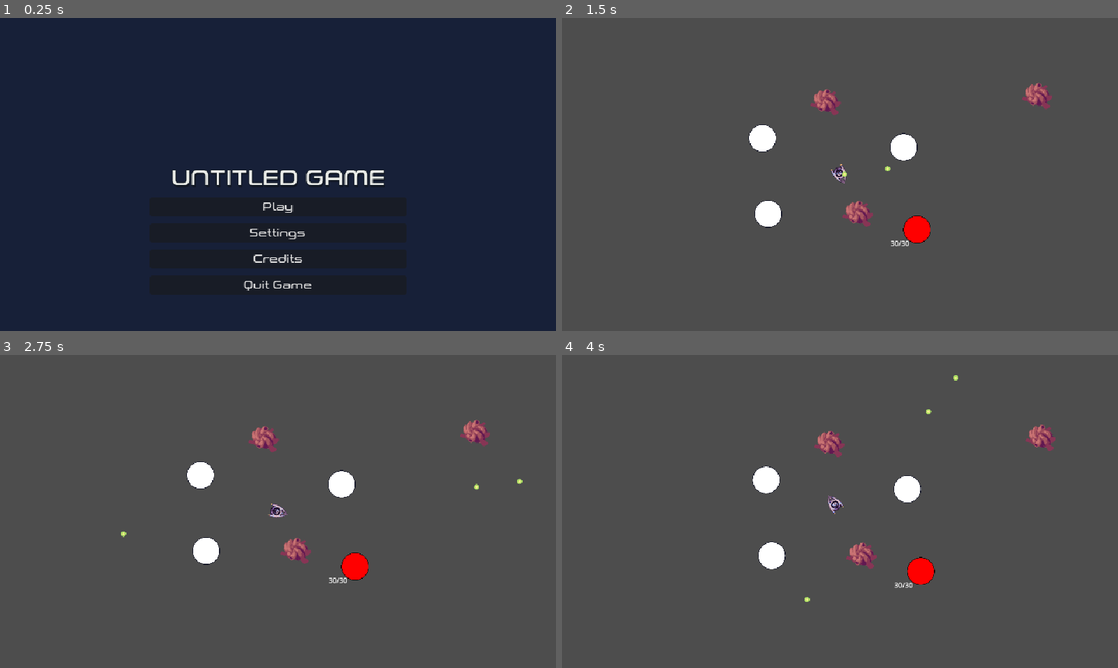
Above: before the commit, frames 1-4 (two rows, left to right).
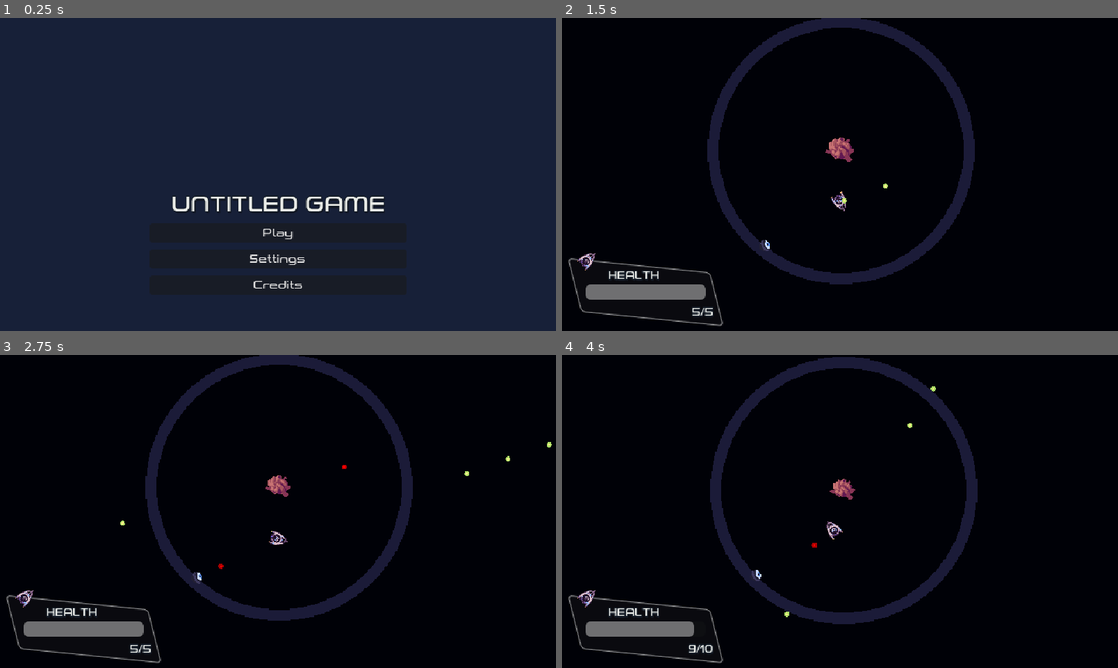
Above: after the commit, the same moments.

Repository: Yoshiip/boss-rush-jam-2024
Game: Godot game, scene res://levels/menu/menu.tscn
Same seed, same stepped clock (60 frames per second), same inputs: the game is played once before the commit and once after it.
Inputs (mouse positions are in pixels of both pictures, inside the frame that each line leads up to):
- Up to frame 1 (0.25 s): no input
- Up to frame 2 (1.5 s): click "Play" at 0.5 s; move the mouse to (962, 158) at 1.27 s; hold D (steer_right) from 1.28 s (still down); hold Space (fire) from 1.28 s (still down)
- Up to frame 3 (2.75 s): move the mouse to (166, 527) at 2.02 s; release D (steer_right) at 2.03 s; release Space (fire) at 2.03 s; hold A (steer_left) from 2.03 s (still down); tap Space (fire) at 2.1 s
- Up to frame 4 (4 s): move the mouse to (895, 442) at 2.77 s; release A (steer_left) at 2.78 s; hold D (steer_right) 2.78-3.53 s; hold Space (fire) 2.78-3.53 s; move the mouse to (812, 574) at 3.52 s; hold W (accelerate) from 3.53 s (still down); tap Space (fire) at 3.6 s

The runs differ from the first frame. In frame 1, 2.1% of the frame differs, in the area x 31-70%, y 48-88%; in frame 2, 100%; in frame 3, 100%; in frame 4, 100%, in the area x 0-100%, y 0-100%.

Commit message:
added first enemy, player health system (with healthbar), enemy shoot system and music system

Diff:
--- a/assets/bullets/bullet/bullet.gd
+++ b/assets/bullets/bullet/bullet.gd
@@ -1,13 +1,27 @@
 extends Area2D
 
-const SPEED = 10.0
+var from_enemy := false
+var damage := 1
+
+var speed = 10.0
+
+func _ready() -> void:
+	if from_enemy:
+		# we'il probably make a special bullet for enemy later
+		modulate = Color.RED
+
+		speed *= 0.6
 
 func _physics_process(delta: float) -> void:
-	position += Vector2.RIGHT.rotated(rotation) * SPEED
-
-
+	position += Vector2.RIGHT.rotated(rotation) * speed
 
 
 func destroy_bullet():
 	#add some sort of explosion effect
 	queue_free()
+
+
+func _on_body_entered(body: Node2D) -> void:
+	if body.is_in_group("Spaceship") && from_enemy:
+		body.take_damage(damage)
+		queue_free()
--- a/assets/bullets/bullet/bullet.tscn
+++ b/assets/bullets/bullet/bullet.tscn
@@ -1,16 +1,18 @@
 [gd_scene load_steps=4 format=3 uid="uid://b06tbva0uruo7"]
 
 [ext_resource type="Script" path="res://assets/bullets/bullet/bullet.gd" id="1_hfwx6"]
-[ext_resource type="Texture2D" uid="uid://b1i12ej5dw0r6" path="res://assets/bullets/bullet/Player Bullet Temp.png" id="2_l17vi"]
+[ext_resource type="Texture2D" uid="uid://b1i12ej5dw0r6" path="res://assets/bullets/bullet/bullet.png" id="2_l17vi"]
 
-[sub_resource type="RectangleShape2D" id="RectangleShape2D_7h4fa"]
-size = Vector2(12, 12)
+[sub_resource type="CircleShape2D" id="CircleShape2D_ks1eq"]
+radius = 6.0
 
 [node name="Bullet" type="Area2D" groups=["Bullet"]]
 script = ExtResource("1_hfwx6")
 
-[node name="Icon" type="Sprite2D" parent="."]
+[node name="Sprite" type="Sprite2D" parent="."]
 texture = ExtResource("2_l17vi")
 
-[node name="CollisionShape2D" type="CollisionShape2D" parent="."]
-shape = SubResource("RectangleShape2D_7h4fa")
+[node name="CollisionShape" type="CollisionShape2D" parent="."]
+shape = SubResource("CircleShape2D_ks1eq")
+
+[connection signal="body_entered" from="." to="." method="_on_body_entered"]
--- a/assets/camera/BetterCamera.gd
+++ b/assets/camera/BetterCamera.gd
@@ -1,14 +1,17 @@
 class_name BetterCamera
 extends Camera2D
-@onready var target = $"../Spaceship"
+
+
+@onready var spaceship: Spaceship = $"../Spaceship"
+@onready var core: Area2D = $"../Core"
+
 
 var trauma := 0.0
 
 func _process(delta: float) -> void:
 	offset = Vector2(randf_range(-1.0, 1.0), randf_range(-1.0, 1.0)).normalized() * trauma
 	trauma *= 0.92
-	if target:
-		global_position = lerp(global_position, target.global_position, 0.05)
+	global_position = lerp(spaceship.global_position, core.global_position, 0.5)
 
 func add_trauma(amount: float) -> void:
 	trauma += amount
--- a/assets/spaceship/spaceship.gd
+++ b/assets/spaceship/spaceship.gd
@@ -1,5 +1,7 @@
+class_name Spaceship
 extends CharacterBody2D
 
+signal took_damage
 
 const BULLET = preload("res://assets/bullets/bullet/bullet.tscn")
 
@@ -10,6 +12,9 @@
 var acceleration_force := Vector2.ZERO
 var friction_force := Vector2.ZERO
 var net_force := Vector2.ZERO
+
+@export var max_health := 10
+@onready var health := max_health
 
 
 const FIRE_SPEED = 0.15
@@ -50,3 +55,7 @@
 	_apply_force(delta)
 
 	move_and_slide()
+
+func take_damage(amount: int) -> void:
+	health -= amount
+	took_damage.emit()
--- a/assets/spaceship/spaceship.tscn
+++ b/assets/spaceship/spaceship.tscn
@@ -1,7 +1,7 @@
 [gd_scene load_steps=4 format=3 uid="uid://cw0njmjruvdmf"]
 
 [ext_resource type="Script" path="res://assets/spaceship/spaceship.gd" id="1_lprlc"]
-[ext_resource type="Texture2D" uid="uid://b5h6clohub72s" path="res://assets/spaceship/Place holder ship.png" id="2_dnahp"]
+[ext_resource type="Texture2D" uid="uid://b5h6clohub72s" path="res://assets/spaceship/spaceship.png" id="2_dnahp"]
 
 [sub_resource type="RectangleShape2D" id="RectangleShape2D_tye7f"]
 size = Vector2(32, 32)
--- /dev/null
+++ b/entities/core/core.gd
@@ -0,0 +1,9 @@
+extends Area2D
+
+
+
+var i := 0.0
+
+func _process(delta: float) -> void:
+	$Sprite.scale = Vector2.ONE * (0.9 + cos(i) * 0.1)
+	i += delta
--- /dev/null
+++ b/entities/core/core.tscn
@@ -0,0 +1,16 @@
+[gd_scene load_steps=4 format=3 uid="uid://bp0htss78w8tm"]
+
+[ext_resource type="Texture2D" uid="uid://doirwymy84qij" path="res://entities/core/core.png" id="1_1as07"]
+[ext_resource type="Script" path="res://entities/core/core.gd" id="1_rj2tk"]
+
+[sub_resource type="CircleShape2D" id="CircleShape2D_ylx4l"]
+radius = 32.0
+
+[node name="Core" type="Area2D"]
+script = ExtResource("1_rj2tk")
+
+[node name="Sprite" type="Sprite2D" parent="."]
+texture = ExtResource("1_1as07")
+
+[node name="CollisionShape" type="CollisionShape2D" parent="."]
+shape = SubResource("CircleShape2D_ylx4l")
--- /dev/null
+++ b/entities/eyes/default/default_eye.gd
@@ -0,0 +1,54 @@
+class_name DefaultEye
+extends Area2D
+
+@export var max_health := 3
+@onready var health := max_health
+
+@export var max_shoot_timer := 0.5
+@onready var shoot_timer := max_shoot_timer
+
+@export_range(0.0, 1.0) var special_chance = 0.2
+@export_range(0.0, PI/3) var accurracy = 0.2
+
+var spaceship: Spaceship
+
+func _ready() -> void:
+	spaceship = get_tree().get_first_node_in_group("Spaceship")
+
+func _process(delta: float) -> void:
+	look_at(spaceship.global_position)
+
+	shoot_timer -= delta
+	if shoot_timer <= 0.0:
+		shoot_timer = max_shoot_timer
+		if randf() < special_chance:
+			_do_special()
+		else:
+			_shoot_bullet(randf_range(-accurracy, accurracy))
+
+func _do_special() -> void:
+	if randi() % 2 == 0:
+		_shoot_bullet(-accurracy / 2)
+		_shoot_bullet(0)
+		_shoot_bullet(accurracy / 2)
+	else:
+		for i in range(randi_range(3, 5)):
+			_shoot_bullet(randf_range(-accurracy, accurracy))
+			await get_tree().create_timer(max_shoot_timer / 5.0).timeout
+
+
+const BULLET = preload("res://assets/bullets/bullet/bullet.tscn")
+func _shoot_bullet(rotation_offset: float) -> void:
+	var bullet := BULLET.instantiate()
+	bullet.from_enemy = true
+	bullet.position = global_position
+	bullet.look_at(spaceship.global_position)
+	bullet.rotation += rotation_offset
+	get_tree().current_scene.add_child(bullet)
+
+func _on_area_entered(area: Area2D) -> void:
+	if area.is_in_group("Bullet") and not area.from_enemy:
+		health -= area.damage
+		if health <= 0:
+			queue_free()
+		area.destroy_bullet()
--- /dev/null
+++ b/entities/eyes/default/default_eye.tscn
@@ -0,0 +1,22 @@
+[gd_scene load_steps=4 format=3 uid="uid://cfbwxs86sb8p1"]
+
+[ext_resource type="Script" path="res://entities/eyes/default/default_eye.gd" id="1_gfg3s"]
+[ext_resource type="Texture2D" uid="uid://cq1tpomatjxg4" path="res://entities/eyes/default/default_eye.png" id="2_ovqab"]
+
+[sub_resource type="CircleShape2D" id="CircleShape2D_ufsgx"]
+radius = 16.0
+
+[node name="DefaultEye" type="Area2D"]
+script = ExtResource("1_gfg3s")
+max_shoot_timer = 1.0
+special_chance = 0.15
+accurracy = 0.35
+
+[node name="Sprite" type="Sprite2D" parent="."]
+scale = Vector2(0.5, 0.5)
+texture = ExtResource("2_ovqab")
+
+[node name="CollisionShape" type="CollisionShape2D" parent="."]
+shape = SubResource("CircleShape2D_ufsgx")
+
+[connection signal="area_entered" from="." to="." method="_on_area_entered"]
--- /dev/null
+++ b/levels/fight/fight.gd
@@ -0,0 +1,17 @@
+extends Node2D
+
+@export var spin_speed := 0.2
+@onready var spaceship: Spaceship = $Spaceship
+
+func _ready() -> void:
+	spaceship.took_damage.connect(_player_took_damage)
+	$Canvas/Container/PlayerHealth/ProgressBar.max_value = spaceship.max_health
+
+func _process(delta: float) -> void:
+	$Planet.rotation += delta * spin_speed
+
+
+func _player_took_damage() -> void:
+	$Camera.add_trauma(5.0)
+	$Canvas/Container/PlayerHealth/ProgressBar.value = spaceship.health
+	$Canvas/Container/PlayerHealth/Value.text = str(spaceship.health, "/", spaceship.max_health)
--- a/levels/fight/fight.tscn
+++ b/levels/fight/fight.tscn
@@ -1,24 +1,147 @@
-[gd_scene load_steps=4 format=3 uid="uid://dturmkkjs4uyx"]
+[gd_scene load_steps=12 format=3 uid="uid://dturmkkjs4uyx"]
 
 [ext_resource type="PackedScene" uid="uid://cw0njmjruvdmf" path="res://assets/spaceship/spaceship.tscn" id="1_4fykx"]
-[ext_resource type="Texture2D" uid="uid://cuvd6q5kv8ipl" path="res://assets/planets/planet.png" id="2_uuk0r"]
+[ext_resource type="Script" path="res://levels/fight/fight.gd" id="1_5kee0"]
+[ext_resource type="Theme" uid="uid://dk1lq0oeybxad" path="res://ui/theme.tres" id="3_c44pw"]
+[ext_resource type="Texture2D" uid="uid://b5h6clohub72s" path="res://assets/spaceship/spaceship.png" id="4_fckf0"]
+[ext_resource type="PackedScene" uid="uid://bp0htss78w8tm" path="res://entities/core/core.tscn" id="5_6undx"]
+[ext_resource type="Script" path="res://assets/camera/BetterCamera.gd" id="5_g487y"]
+[ext_resource type="Texture2D" uid="uid://bx5s0b3tainfp" path="res://assets/utils/pixel.png" id="5_ihacb"]
+[ext_resource type="Texture2D" uid="uid://cnkyxiwscusub" path="res://assets/utils/circle_256.png" id="6_8icnl"]
+[ext_resource type="PackedScene" uid="uid://cfbwxs86sb8p1" path="res://entities/eyes/default/default_eye.tscn" id="8_ks536"]
+[ext_resource type="AudioStream" uid="uid://biiev7vdjo7js" path="res://audios/musics/fight.mp3" id="9_rbswc"]
 
-[sub_resource type="CircleShape2D" id="CircleShape2D_ylx4l"]
+[sub_resource type="StyleBoxFlat" id="StyleBoxFlat_4pg6c"]
+bg_color = Color(0.156863, 0.156863, 0.156863, 0.247059)
+skew = Vector2(-0.25, -0.1)
+border_width_left = 2
+border_width_top = 2
+border_width_right = 2
+border_width_bottom = 2
+border_color = Color(0.8, 0.8, 0.8, 0.705882)
+border_blend = true
+corner_radius_top_left = 4
+corner_radius_top_right = 4
+corner_radius_bottom_right = 4
+corner_radius_bottom_left = 4
 
 [node name="Fight" type="Node2D"]
+script = ExtResource("1_5kee0")
+spin_speed = 0.05
+
+[node name="Background" type="Node2D" parent="."]
+
+[node name="Background" type="Sprite2D" parent="Background"]
+modulate = Color(0, 0.00392157, 0.027451, 1)
+scale = Vector2(8192, 8192)
+texture = ExtResource("5_ihacb")
+
+[node name="Circle256" type="Sprite2D" parent="Background"]
+modulate = Color(0.105882, 0.105882, 0.219608, 1)
+position = Vector2(2, 6)
+scale = Vector2(2.4, 2.4)
+texture = ExtResource("6_8icnl")
+
+[node name="Circle257" type="Sprite2D" parent="Background"]
+modulate = Color(0, 0.00392157, 0.027451, 1)
+position = Vector2(2, 6)
+scale = Vector2(2.2, 2.2)
+texture = ExtResource("6_8icnl")
 
 [node name="Spaceship" parent="." instance=ExtResource("1_4fykx")]
 position = Vector2(0, 125)
 
-[node name="Camera2D" type="Camera2D" parent="."]
+[node name="Camera" type="Camera2D" parent="."]
+zoom = Vector2(0.5, 0.5)
+position_smoothing_enabled = true
+script = ExtResource("5_g487y")
 metadata/_edit_lock_ = true
 
-[node name="Core" type="Area2D" parent="."]
+[node name="Core" parent="." instance=ExtResource("5_6undx")]
 
-[node name="Planet" type="Sprite2D" parent="Core"]
-modulate = Color(1, 0, 0, 1)
-scale = Vector2(0.15625, 0.15625)
-texture = ExtResource("2_uuk0r")
+[node name="Planet" type="Node2D" parent="."]
 
-[node name="CollisionShape2D" type="CollisionShape2D" parent="Core"]
-shape = SubResource("CircleShape2D_ylx4l")
+[node name="DefaultEye" parent="Planet" instance=ExtResource("8_ks536")]
+position = Vector2(-162, 234)
+
+[node name="Canvas" type="CanvasLayer" parent="."]
+
+[node name="Container" type="Control" parent="Canvas"]
+layout_mode = 3
+anchors_preset = 15
+anchor_right = 1.0
+anchor_bottom = 1.0
+grow_horizontal = 2
+grow_vertical = 2
+theme = ExtResource("3_c44pw")
+
+[node name="PlayerHealth" type="Panel" parent="Canvas/Container"]
+layout_mode = 1
+anchors_preset = 2
+anchor_top = 1.0
+anchor_bottom = 1.0
+offset_left = 14.0
+offset_top = -76.0
+offset_right = 178.0
+offset_bottom = -14.0
+grow_vertical = 0
+theme_override_styles/panel = SubResource("StyleBoxFlat_4pg6c")
+
+[node name="Icon" type="TextureRect" parent="Canvas/Container/PlayerHealth"]
+layout_mode = 0
+offset_left = 3.0
+offset_top = -18.0
+offset_right = 27.0
+offset_bottom = 6.0
+rotation = -0.733038
+pivot_offset = Vector2(12, 12)
+texture = ExtResource("4_fckf0")
+expand_mode = 1
+stretch_mode = 5
+
+[node name="Name" type="Label" parent="Canvas/Container/PlayerHealth"]
+layout_mode = 1
+offset_left = 39.0
+offset_top = 5.0
+offset_right = 98.0
+offset_bottom = 19.0
+text = "Health"
+uppercase = true
+
+[node name="ProgressBar" type="ProgressBar" parent="Canvas/Container/PlayerHealth"]
+layout_mode = 1
+anchors_preset = 14
+anchor_top = 0.5
+anchor_right = 1.0
+anchor_bottom = 0.5
+offset_left = 13.0
+offset_top = -9.0
+offset_right = -13.0
+offset_bottom = 9.0
+grow_horizontal = 2
+grow_vertical = 2
+value = 100.0
+show_percentage = false
+
+[node name="Value" type="Label" parent="Canvas/Container/PlayerHealth"]
+layout_mode = 1
+anchors_preset = 3
+anchor_left = 1.0
+anchor_top = 1.0
+anchor_right = 1.0
+anchor_bottom = 1.0
+offset_left = -44.0
+offset_top = -15.0
+offset_right = -4.0
+offset_bottom = -1.0
+grow_horizontal = 0
+grow_vertical = 0
+text = "5/5"
+horizontal_alignment = 2
+
+[node name="AudioStreamPlayer" type="AudioStreamPlayer" parent="."]
+stream = ExtResource("9_rbswc")
+volume_db = -12.0
+autoplay = true
+bus = &"Music"
+parameters/looping = true
--- a/levels/menu/menu.gd
+++ b/levels/menu/menu.gd
@@ -61,11 +61,7 @@
 
 
 func _on_play_button_pressed() -> void:
-	get_tree().change_scene_to_file("res://levels/orbit/orbit.tscn")
-
-
-func _on_quit_game_button_pressed() -> void:
-	get_tree().quit()
+	get_tree().change_scene_to_file("res://levels/fight/fight.tscn")
 
 
 func _on_credits_button_pressed() -> void:
--- a/levels/menu/menu.tscn
+++ b/levels/menu/menu.tscn
@@ -66,10 +66,6 @@
 layout_mode = 2
 text = "Credits"
 
-[node name="QuitGameButton" type="Button" parent="Canvas/Container/Menu/VBoxContainer"]
-layout_mode = 2
-text = "Quit Game"
-
 [node name="Credits" type="Control" parent="Canvas/Container"]
 visible = false
 layout_mode = 1
@@ -104,5 +100,4 @@
 [connection signal="pressed" from="Canvas/Container/Menu/VBoxContainer/PlayButton" to="." method="_on_play_button_pressed"]
 [connection signal="pressed" from="Canvas/Container/Menu/VBoxContainer/SettingsButton" to="." method="_on_settings_button_pressed"]
 [connection signal="pressed" from="Canvas/Container/Menu/VBoxContainer/CreditsButton" to="." method="_on_credits_button_pressed"]
-[connection signal="pressed" from="Canvas/Container/Menu/VBoxContainer/QuitGameButton" to="." method="_on_quit_game_button_pressed"]
 [connection signal="pressed" from="Canvas/Container/Credits/Container/GoBackButton" to="." method="_on_go_back_button_pressed"]
--- a/levels/orbit/orbit.tscn
+++ b/levels/orbit/orbit.tscn
@@ -3,9 +3,9 @@
 [ext_resource type="PackedScene" uid="uid://cw0njmjruvdmf" path="res://assets/spaceship/spaceship.tscn" id="1_ja802"]
 [ext_resource type="PackedScene" uid="uid://ds4yxuypcoimk" path="res://levels/orbit/planet/planet.tscn" id="2_7tpxp"]
 [ext_resource type="Script" path="res://assets/camera/BetterCamera.gd" id="2_rujw1"]
-[ext_resource type="PackedScene" uid="uid://dtb62cf1xyaxh" path="res://assets/planets/vulnerable_part.tscn" id="3_qc1vw"]
+[ext_resource type="PackedScene" path="res://assets/planets/vulnerable_part.tscn" id="3_qc1vw"]
 [ext_resource type="PackedScene" uid="uid://dyoyenarx8rc3" path="res://levels/orbit/corrupted_planet/corrupted_planet.tscn" id="3_qq6ph"]
-[ext_resource type="Texture2D" uid="uid://cq1tpomatjxg4" path="res://place holder shooting part.png" id="7_lu5ji"]
+[ext_resource type="Texture2D" uid="uid://cq1tpomatjxg4" path="res://entities/eyes/default/default_eye.png" id="7_lu5ji"]
 
 [node name="Orbit" type="Node2D"]
 
--- a/levels/orbit/planet/planet.tscn
+++ b/levels/orbit/planet/planet.tscn
@@ -13,5 +13,5 @@
 scale = Vector2(0.5, 0.5)
 texture = ExtResource("1_clhjo")
 
-[node name="CollisionShape2D" type="CollisionShape2D" parent="."]
+[node name="CollisionShape" type="CollisionShape2D" parent="."]
 shape = SubResource("CircleShape2D_3i8oi")
--- a/project.godot
+++ b/project.godot
@@ -66,5 +66,6 @@
 
 [rendering]
 
+textures/canvas_textures/default_texture_filter=0
 renderer/rendering_method="gl_compatibility"
 renderer/rendering_method.mobile="gl_compatibility"
Renamed: assets/bullets/bullet/Player Bullet Temp.png -> assets/bullets/bullet/bullet.png
Not shown, changed: assets/bullets/bullet/bullet.png.import
Renamed: assets/spaceship/Place holder ship.png -> assets/spaceship/spaceship.png
Not shown, changed: assets/spaceship/spaceship.png.import
Binary file added: assets/utils/circle_256.png
Not shown, added: assets/utils/circle_256.png.import
Binary file added: assets/utils/pixel.png
Not shown, added: assets/utils/pixel.png.import
Not shown, added: audios/musics/fight.mp3.import
Renamed: place holder vulnerable part.png -> entities/core/core.png
Not shown, changed: entities/core/core.png.import
Renamed: place holder shooting part.png -> entities/eyes/default/default_eye.png
(and 2 more such lines)
